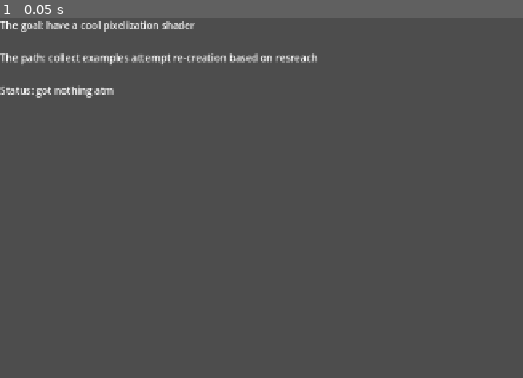
Above: before the commit, frame 1.
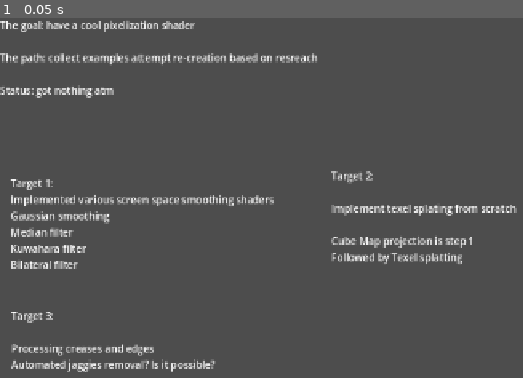
Above: after the commit, the same moment.

Repository: ktosox/Tool_Box_2
Game: Godot game, scene res://texel_splating/plan.tscn
Two runs of this game, one before a commit and one after it. Both use one fixed random seed, a clock stepped at 60 frames per second and the inputs below. The project has no main scene, so this scene is started directly.
Inputs:
- Up to frame 1 (0.05 s): no input

The runs differ from the first frame. In frame 1, 4.3% of the frame differs, in the area x 1-99%, y 42-99%.

Commit message:
plan updates

Diff:
--- a/texel_splating/plan.tscn
+++ b/texel_splating/plan.tscn
@@ -17,3 +17,41 @@
 The path: collect examples attempt re-creation based on resreach
 
 Status: got nothing atm"
+
+[node name="Label2" type="Label" parent="." unique_id=1362271440]
+layout_mode = 0
+offset_left = 17.0
+offset_top = 253.0
+offset_right = 438.0
+offset_bottom = 328.0
+text = "Target 1:
+Implemented various screen space smoothing shaders
+Gaussian smoothing
+Median filter
+Kuwahara filter
+Bilateral filter
+"
+
+[node name="Label3" type="Label" parent="." unique_id=1243372995]
+layout_mode = 0
+offset_left = 530.0
+offset_top = 241.0
+offset_right = 825.0
+offset_bottom = 316.0
+text = "Target 2:
+
+Implement texel splating from scratch
+
+Cube Map projection is step 1
+Followed by Texel splatting"
+
+[node name="Label4" type="Label" parent="." unique_id=116932640]
+layout_mode = 0
+offset_left = 18.0
+offset_top = 465.0
+offset_right = 344.0
+offset_bottom = 566.0
+text = "Target 3:
+
+Processing creases and edges
+Automated jaggies removal? Is it possible?"
